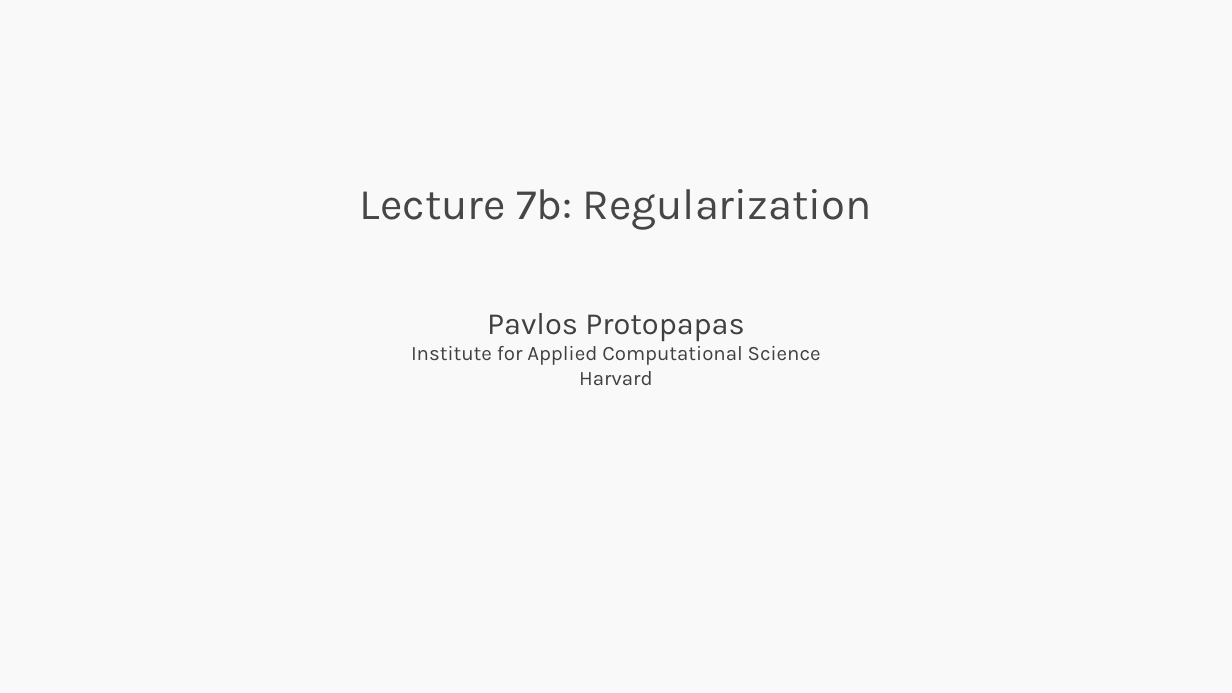
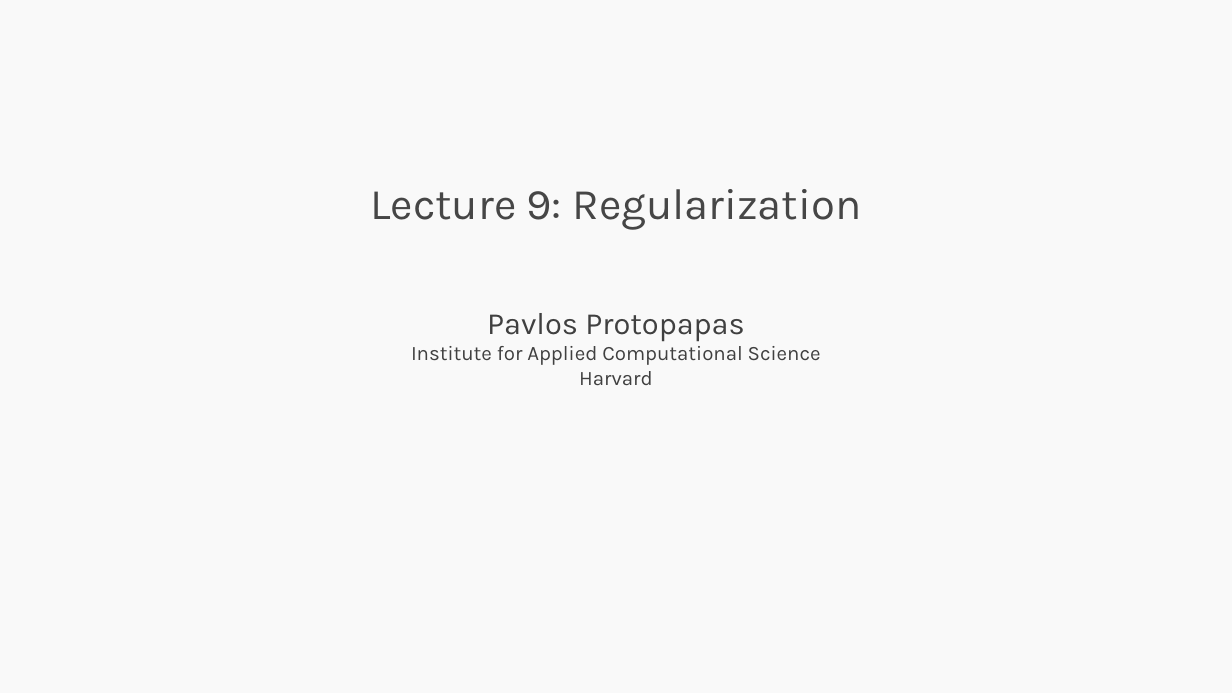
Before and after one commit to NaZheng1997/AI-HUB-ML, a slide deck: slide 1 of Lectures/Onsite/Week3/Lecture_Regularization.pptx. Drawn at 1232x693 pixels with LibreOffice and Linux fonts; fonts in the diff are those of the drawing; background and template pictures are left out. Boxes give left, top, right and bottom in pixels: in the first picture for what was removed or moved away, otherwise in the second. Text is boxed around its words. In the diff, an @@ line names an element or a change of style, - is before the commit and + after.

```diff
--- a/Lectures/Onsite/Week3/Lecture_Regularization.pptx
+++ b/Lectures/Onsite/Week3/Lecture_Regularization.pptx
@@ title at (x1=370, y1=189, x2=861, y2=230): text changed @@
-Lecture 7b: Regularization
+Lecture 9: Regularization
```
Also in this commit, not shown: 19 other files.
